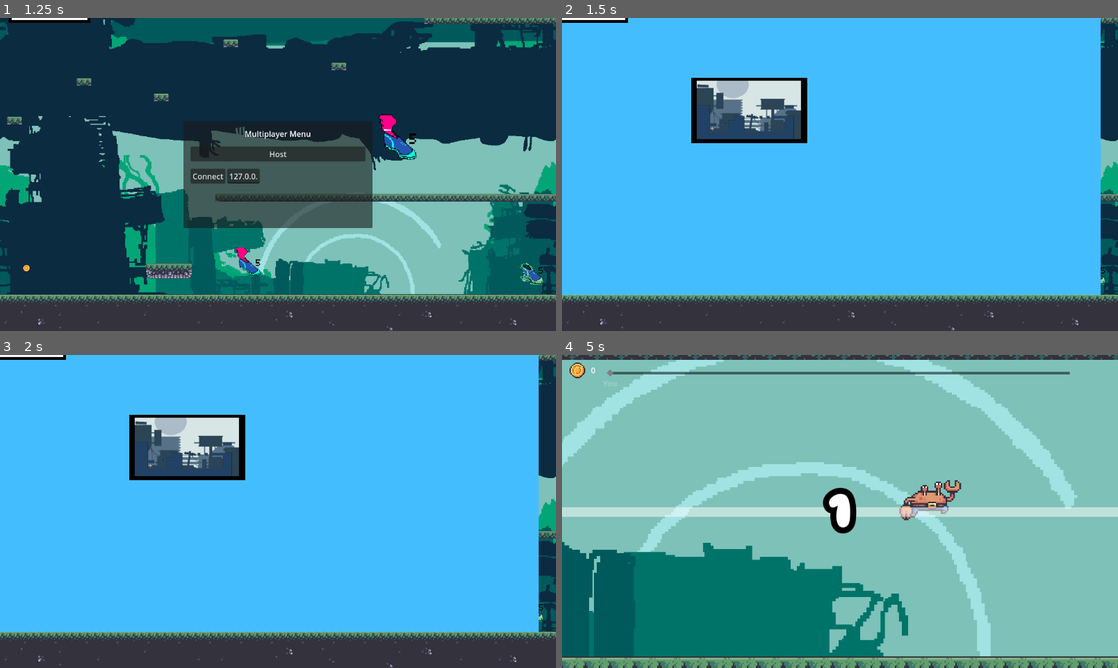
Above: before the commit, frames 1-4 (two rows, left to right).
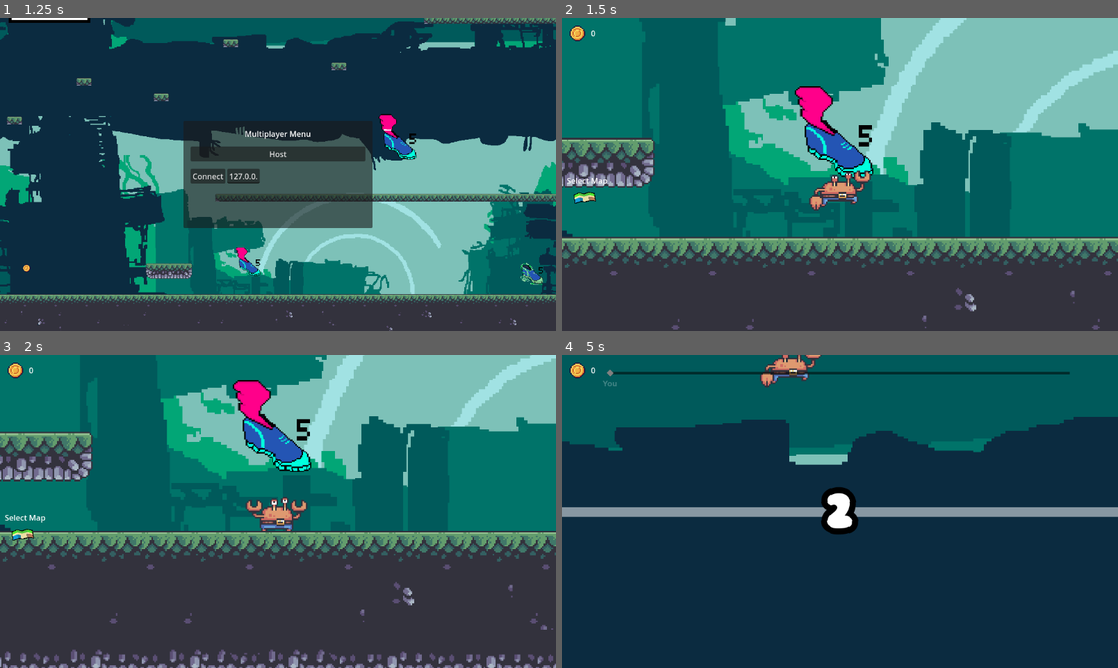
Above: after the commit, the same moments.

Repository: SMR-2023-Summer-Project/2DSideRacer
Game: Godot game, scene res://root/ui/title_screen/title_screen.tscn
Same seed, same stepped clock (60 frames per second), same inputs: the game is played once before the commit and once after it.
Inputs (mouse positions are in pixels of both pictures, inside the frame that each line leads up to):
- Up to frame 1 (1.25 s): click (278, 133) at 0.5 s
- Up to frame 2 (1.5 s): click "Host" at 1.25 s
- Up to frame 3 (2 s): no input
- Up to frame 4 (5 s): click (751, 448) at 2.02 s; click (584, 533) at 2.77 s; click (890, 574) at 3.52 s; move the mouse to (962, 495) at 4.27 s; hold Right (ui_right) from 4.28 s (still down); tap Space (climb) at 4.35 s; tap Up (jump) at 4.52 s

Frame 1 is identical in both runs. In frame 2, 90% of the frame differs, in the area x 0-100%, y 0-100%; in frame 3, 92%; in frame 4, 99%.

Commit message:
Changes how maps are chose
Adds a map icon button that will be used for players to change maps (Note: changing maps is not fully functional)

Diff:
--- a/root/multiplayer/multiplayer.tscn
+++ b/root/multiplayer/multiplayer.tscn
@@ -16,6 +16,21 @@
 [ext_resource type="Script" path="res://root/multiplayer/SpeedBoostArea2D.gd" id="7_a6kl4"]
 [ext_resource type="Texture2D" uid="uid://wt0dy7yvxu7u" path="res://root/assets/sprites/misc/new_five_second_speed_up_sprite.png" id="8_f0xg3"]
 [ext_resource type="AudioStream" uid="uid://ky52htolu7h8" path="res://root/assets/audio/music/Background Track 1.mp3" id="10_eg2mq"]
+[ext_resource type="Texture2D" uid="uid://bqt4x7qa0lp40" path="res://root/assets/sprites/tilesets/stone_grassy_tileset.png" id="1_pod0c"]
+[ext_resource type="Texture2D" uid="uid://xycxot7v85c7" path="res://root/assets/sprites/backgrounds/Dystopian Background/Layer 2.png" id="2_3qq48"]
+[ext_resource type="Script" path="res://root/scenes/demo_scene/Checkpoint.gd" id="2_6kt0a"]
+[ext_resource type="Script" path="res://root/multiplayer/coin.gd" id="3_4pfx8"]
+[ext_resource type="Texture2D" uid="uid://clgo45qdvmvfe" path="res://root/assets/sprites/backgrounds/Dystopian Background/Layer 3.png" id="3_uwaa1"]
+[ext_resource type="Texture2D" uid="uid://db5x4n0qbpqd1" path="res://root/assets/sprites/backgrounds/Dystopian Background/Layer 4.png" id="4_a8eit"]
+[ext_resource type="PackedScene" uid="uid://bm70c7wsn6m54" path="res://root/scenes/demo_scene_2/demo_scene_2.tscn" id="4_sd4gr"]
+[ext_resource type="Script" path="res://root/scenes/Select Map/Animation_Selection.gd" id="5_pmmvp"]
+[ext_resource type="Texture2D" uid="uid://ciwhxg7x3n7po" path="res://root/assets/sprites/backgrounds/Dystopian Background/Layer 5.png" id="5_skorc"]
+[ext_resource type="Script" path="res://root/multiplayer/Collectible1.gd" id="6_5vr5w"]
+[ext_resource type="PackedScene" uid="uid://cux5nlw6mqti" path="res://root/scenes/collectible_1.tscn" id="6_s01lp"]
+[ext_resource type="Texture2D" uid="uid://cv0x27youcquf" path="res://root/assets/sprites/backgrounds/Dystopian Background/Layer 62.png" id="6_wpynx"]
+[ext_resource type="Script" path="res://root/multiplayer/SpeedBoostArea2D.gd" id="7_a6kl4"]
+[ext_resource type="Texture2D" uid="uid://dcebt6jlcpba3" path="res://root/assets/sprites/misc/new_five_second_speed_up_sprite.png" id="8_f0xg3"]
+[ext_resource type="AudioStream" uid="uid://b7wdguemqjn2x" path="res://root/assets/audio/music/Background Track 1.mp3" id="10_eg2mq"]
 [ext_resource type="Script" path="res://root/multiplayer/DieBox.gd" id="10_x10xs"]
 [ext_resource type="PackedScene" uid="uid://bii10xaq1r4ki" path="res://root/scenes/collectible_2.tscn" id="18_mwqg8"]
 
@@ -29,17 +44,27 @@
 #const ui = preload(\"res://root/scenes/demo_scene/ui.tscn\")
 var peer = ENetMultiplayerPeer.new()
 var mapChosen = false
-const select = preload('res://root/scenes/Select Map/Map Selector.tscn')
+var select = load('res://root/scenes/Select Map/Map Selector.tscn')
+const mapText = [\"res://root/scenes/demo_scene_2/demo_scene_2.tscn\"]
+const maps = [preload(mapText[0])]
 var map = null
 var players = 0
 func _ready():
+	$DemoScene.queue_free()
 	$BackButton.previousScene = 'res://root/ui/title_screen/title_screen.tscn'
 	$BackButton.position += Vector2(-700,-600)
 	mapChosen = Global.mapChosen
-	Global.updated_respawn_distance(200)
+	#Global.updated_respawn_distance(200)
 	Global.updated_respawn(Vector2(-200,0))
-	if mapChosen:
-		_on_host_pressed()
+	#var m =  load('res://root/scenes/demo_scene_2/demo_scene_2.tscn')
+	#var mp = m.instantiate()
+	#mp.position.x += -500
+	#add_child(mp)
+	while !mapChosen:
+		mapChosen = Global.mapChosen
+		await get_tree().create_timer(0.1).timeout
+	#print('Loop ended')
+	startMap()
 func _on_join_pressed():
 	$CanvasLayer.hide()
 	var txt : String = $CanvasLayer/MainMenu/MarginContainer/VBoxContainer/HBoxContainer/Address.text
@@ -49,42 +74,41 @@
 
 	peer.create_client(txt, PORT)
 	multiplayer.multiplayer_peer = peer
-	if players > 1:
-			$Lobby.queue_free()
-			$Node2D.show()
+
+	#		$Lobby.queue_free()
+	#		$Node2D.show()
 
 func _on_host_pressed():
 	# Start as server.
 	$CanvasLayer.hide()
 
-	if !mapChosen:
-		var s = select.instantiate()
-		s.position = Vector2(-750,-600)
-		add_child(s)
-	else:
-		$BackButton.queue_free()
-
-		peer.create_server(PORT)
-		multiplayer.multiplayer_peer = peer
-
-		multiplayer.peer_connected.connect(add_player)
-		multiplayer.peer_disconnected.connect(remove_player)
-
-		add_player(multiplayer.get_unique_id())
-		$BackButton.queue_free()
-
-
-
-	if players > 1:
-		$Lobby.queue_free()
-		$Node2D.show()
-
-
+
+	peer.create_server(PORT)
+	multiplayer.multiplayer_peer = peer
+
+	multiplayer.peer_connected.connect(add_player)
+	multiplayer.peer_disconnected.connect(remove_player)
+
+	add_player(multiplayer.get_unique_id())
+	$BackButton.queue_free()
+
+
+
+func startMap():
+	var y = 0
+	for x in mapText:
+		if x == Global.map:
+			#var map = maps[y].instantiate()
+			var m =  load('res://root/scenes/demo_scene_2/demo_scene_2.tscn')
+			var mp = m.instantiate()
+			mp.position.x += -500
+			add_child(mp)
+
+	y += 1
+	$Lobby.queue_free()
 
 func add_player(peer_id):
 	var player = Player.instantiate()
-	Global.updated_respawn(Vector2(254,644))
-	Global.updated_respawn_distance(750)
 	player.name = str(peer_id)
 	#var UI = ui.instantiate()
 	add_child(player)
@@ -1026,7 +1050,8 @@
 offset_bottom = 40.0
 script = ExtResource("5_pmmvp")
 
-[node name="Node2D" parent="." instance=ExtResource("4_sd4gr")]
+[node name="DemoScene" parent="." instance=ExtResource("4_sd4gr")]
+position = Vector2(-305, -192)
 
 [node name="Collectible1" parent="." instance=ExtResource("6_s01lp")]
 position = Vector2(109, -269)
--- a/root/scenes/Select Map/Animation_Selection.gd
+++ b/root/scenes/Select Map/Animation_Selection.gd
@@ -3,7 +3,7 @@
 class_name BackButton
 # Called when the node enters the scene tree for the first time.
 var image : TextureRect
-
+var closeScene = false
 var button : TextureButton
 var previousScene = ""
 #var bgOffset = position - Vector2(-159,-79)
@@ -37,8 +37,10 @@
 
 
 func _on_back_button_pressed():
-	get_tree().change_scene_to_file(previousScene)
-
+	if !closeScene:
+		get_tree().change_scene_to_file(previousScene)
+	else:
+		get_parent().queue_free()
 
 func _on_back_button_mouse_entered():
 	self.color = 'white'
--- a/root/scenes/Select Map/Map Selector.gd
+++ b/root/scenes/Select Map/Map Selector.gd
@@ -8,9 +8,12 @@
 
 
 func _ready():
+	self.scale *= 1.6
+	self.position.y -= 300
 	stage_Selection.append( StageButton.new())
 	stage_Selection[0] = StageButton.new()
 	back_button = BackButton.new()
+	back_button.closeScene = true
 	back_button.previousScene = "res://root/multiplayer/multiplayer.tscn"
 	stage_Selection[0].imgFile = 'res://root/assets/sprites/Selection Icons/Industrial Image.png'
 	stage_Selection[0].Scene = 'res://root/multiplayer/multiplayer.tscn'
--- a/root/scenes/Select Map/StageButton.gd
+++ b/root/scenes/Select Map/StageButton.gd
@@ -7,6 +7,7 @@
 var imgFile = ''
 var butOffset = Vector2(-36,-20)
 var Scene = ''
+
 func _ready():
 	color = 'black'
 	button = TextureButton.new()
@@ -40,7 +41,8 @@
 
 func _on_stage_button_pressed():
 	Global.change_mapChose(true, Scene)
-	get_tree().change_scene_to_file(Scene)
+	#get_tree().change_scene_to_file(Scene)
+	get_parent().queue_free()
 	print('Stage Selected')
 
 
--- a/root/scenes/demo_scene/Global.gd
+++ b/root/scenes/demo_scene/Global.gd
@@ -15,6 +15,7 @@
 func change_mapChose(chosen, chosenMap):
 	mapChosen = chosen
 	map = chosenMap
+
 func is_server() -> bool:
 	# returns true if the calling instance is the
 	# current host of a server
--- a/root/scenes/demo_scene_2/demo_scene_2.gd
+++ b/root/scenes/demo_scene_2/demo_scene_2.gd
@@ -6,9 +6,10 @@
 
 # Called when the node enters the scene tree for the first time.
 func _ready():
-	Global.updated_respawn_distance(750)
-	Global.updated_respawn(Vector2(200,585))
-
+	#Global.updated_respawn_distance(position + Vector2(-200,-200))
+	#Global.updated_respawn(Vector2(200,585))
+	#position = Vector2(0,0)
+	pass
 
 
 # Called every frame. 'delta' is the elapsed time since the previous frame.
--- a/root/scenes/demo_scene_2/demo_scene_2.tscn
+++ b/root/scenes/demo_scene_2/demo_scene_2.tscn
@@ -1,7 +1,12 @@
-[gd_scene load_steps=5 format=3 uid="uid://bm70c7wsn6m54"]
+[gd_scene load_steps=9 format=3 uid="uid://bm70c7wsn6m54"]
 
 [ext_resource type="Script" path="res://root/scenes/demo_scene_2/demo_scene_2.gd" id="1_42sr8"]
 [ext_resource type="Texture2D" uid="uid://cqh3x5jlh4sl8" path="res://root/assets/sprites/tilesets/industrial_tileset.png" id="2_dmijj"]
+[ext_resource type="Texture2D" uid="uid://bpn7x0n5npyaf" path="res://root/assets/sprites/backgrounds/Industrial Background/Industrial_background_1.png" id="2_7ojyq"]
+[ext_resource type="Texture2D" uid="uid://b0fld12hus6pb" path="res://root/assets/sprites/tilesets/industrial_tileset.png" id="2_dmijj"]
+[ext_resource type="Texture2D" uid="uid://bywtvma4odi16" path="res://root/assets/sprites/backgrounds/Industrial Background/Industrial_background_2.png" id="3_gklyg"]
+[ext_resource type="Texture2D" uid="uid://c6lwfgiho5sc3" path="res://root/assets/sprites/backgrounds/Industrial Background/Industrial_background_3.png" id="4_x6svo"]
+[ext_resource type="Texture2D" uid="uid://b3unl31yq2p8y" path="res://root/assets/sprites/backgrounds/Industrial Background/Industrial_background_4.png" id="5_ba4i7"]
 
 [sub_resource type="TileSetAtlasSource" id="TileSetAtlasSource_6x3bl"]
 texture = ExtResource("2_dmijj")
@@ -274,7 +279,37 @@
 [node name="Node2D" type="Node2D"]
 script = ExtResource("1_42sr8")
 
+[node name="TextureRect" type="TextureRect" parent="."]
+offset_right = 1151.0
+offset_bottom = 643.0
+texture = ExtResource("2_7ojyq")
+
+[node name="TextureRect2" type="TextureRect" parent="."]
+offset_right = 1153.0
+offset_bottom = 643.0
+texture = ExtResource("3_gklyg")
+
+[node name="TextureRect3" type="TextureRect" parent="."]
+offset_left = -3.0
+offset_right = 1155.0
+offset_bottom = 647.0
+texture = ExtResource("4_x6svo")
+
+[node name="TextureRect4" type="TextureRect" parent="."]
+offset_left = -1.0
+offset_right = 1162.0
+offset_bottom = 645.0
+texture = ExtResource("5_ba4i7")
+
 [node name="TileMap" type="TileMap" parent="."]
+position = Vector2(0, 89)
+scale = Vector2(1.1, 1.1)
 tile_set = SubResource("TileSet_mqn5i")
 format = 2
 layer_0/tile_data = PackedInt32Array(1572873, 131072, 1, 1572872, 65536, 1, 1638408, 65536, 1, 1703944, 65536, 1, 17039 …(14368 unchanged characters)…
+
+[node name="ColorRect" type="ColorRect" parent="."]
+visible = false
+offset_right = 1163.0
+offset_bottom = 663.0
+scale = Vector2(20, 20)
--- /dev/null
+++ b/root/ui/game_hud/MapSelect.gd
@@ -0,0 +1,26 @@
+extends Label
+
+const select = preload('res://root/scenes/Select Map/Map Selector.tscn')
+# Called when the node enters the scene tree for the first time.
+func _ready():
+	$MapButton.pressed.connect( _on_map_button_pressed)
+	$MapButton.mouse_entered.connect(_on_map_button_mouse_entered)
+	$MapButton.mouse_exited.connect(_on_map_button_mouse_exited)
+
+# Called every frame. 'delta' is the elapsed time since the previous frame.
+func _process(delta):
+	pass
+func _on_map_button_pressed():
+	var selection = select.instantiate()
+	add_child(selection)
+
+func _on_map_button_mouse_entered():
+	$MapButton.scale *= 1.5
+	$MapButton.position.x -= 22
+	$MapButton.position.y -= 10
+
+
+func _on_map_button_mouse_exited():
+	$MapButton.scale /= 1.5
+	$MapButton.position.x += 22
+	$MapButton.position.y += 10
--- a/root/ui/game_hud/game_hud.gd
+++ b/root/ui/game_hud/game_hud.gd
@@ -53,9 +53,12 @@
 	finished.visible = false
 
 func _debug ():
+	$MapSelect.visible = true
+	while !Global.mapChosen:
+		await get_tree().create_timer(0.1).timeout
 	if Global.mapChosen:
 		var marker = create_player_marker("You")
-
+		$MapSelect.visible = false
 		marker.set_inactive()
 
 		var max_time = 10
--- a/root/ui/game_hud/game_hud.tscn
+++ b/root/ui/game_hud/game_hud.tscn
@@ -1,14 +1,20 @@
-[gd_scene load_steps=13 format=3 uid="uid://bm3dbb2721rlv"]
+[gd_scene load_steps=15 format=3 uid="uid://bm3dbb2721rlv"]
 
 [ext_resource type="FontFile" uid="uid://c5njmpdgkqxso" path="res://root/assets/fonts/gotham_bold.otf" id="1_inb2t"]
 [ext_resource type="Script" path="res://root/ui/game_hud/game_hud.gd" id="1_ov5s7"]
 [ext_resource type="FontFile" uid="uid://b20ylgxpdxpe6" path="res://root/assets/fonts/Sniglet-ExtraBold.ttf" id="3_p3aoh"]
+[ext_resource type="FontFile" uid="uid://d262w60e08lx0" path="res://root/assets/fonts/gotham_bold.otf" id="1_inb2t"]
+[ext_resource type="Script" path="res://root/ui/game_hud/game_hud.gd" id="1_ov5s7"]
+[ext_resource type="FontFile" uid="uid://s4wa5l130xca" path="res://root/assets/fonts/Sniglet-ExtraBold.ttf" id="3_p3aoh"]
 [ext_resource type="Script" path="res://root/ui/game_hud/countdown.gd" id="4_3mafe"]
 [ext_resource type="PackedScene" uid="uid://b2xsysstc4op4" path="res://root/ui/game_hud/player_progress.tscn" id="5_htog8"]
 [ext_resource type="Script" path="res://root/ui/game_hud/finished.gd" id="7_8n76h"]
 [ext_resource type="PackedScene" uid="uid://boahtv6xc4gls" path="res://root/ui/game_hud/checkered_flag.tscn" id="7_fun4c"]
 [ext_resource type="Script" path="res://root/ui/game_hud/CoinCount.gd" id="8_nesx2"]
 [ext_resource type="Texture2D" uid="uid://v1e6tx8jxmum" path="res://root/assets/sprites/misc/coin.png" id="8_ow8wv"]
+[ext_resource type="Texture2D" uid="uid://b348et2kjhfos" path="res://root/assets/sprites/misc/coin.png" id="8_ow8wv"]
+[ext_resource type="Script" path="res://root/ui/game_hud/MapSelect.gd" id="10_28ygc"]
+[ext_resource type="Texture2D" uid="uid://iorrbb47d0go" path="res://root/assets/sprites/Menus/mapicon.png" id="11_u8xso"]
 
 [sub_resource type="Theme" id="Theme_s4hqi"]
 default_font = ExtResource("1_inb2t")
@@ -163,3 +169,21 @@
 offset_bottom = 1260.0
 scale = Vector2(0.05, 0.05)
 texture = ExtResource("8_ow8wv")
+
+[node name="MapSelect" type="Label" parent="."]
+layout_mode = 0
+offset_left = 10.0
+offset_top = 325.0
+offset_right = 50.0
+offset_bottom = 348.0
+text = "Select Map"
+script = ExtResource("10_28ygc")
+
+[node name="MapButton" type="TextureButton" parent="MapSelect"]
+layout_mode = 0
+offset_left = -16.0
+offset_top = 22.0
+offset_right = 1080.0
+offset_bottom = 514.0
+scale = Vector2(0.1, 0.1)
+texture_normal = ExtResource("11_u8xso")
Binary file added: root/assets/sprites/Menus/mapicon.png
Not shown: 1 places in root/ui/title_screen/title_screen.tscn that only renumber resources
